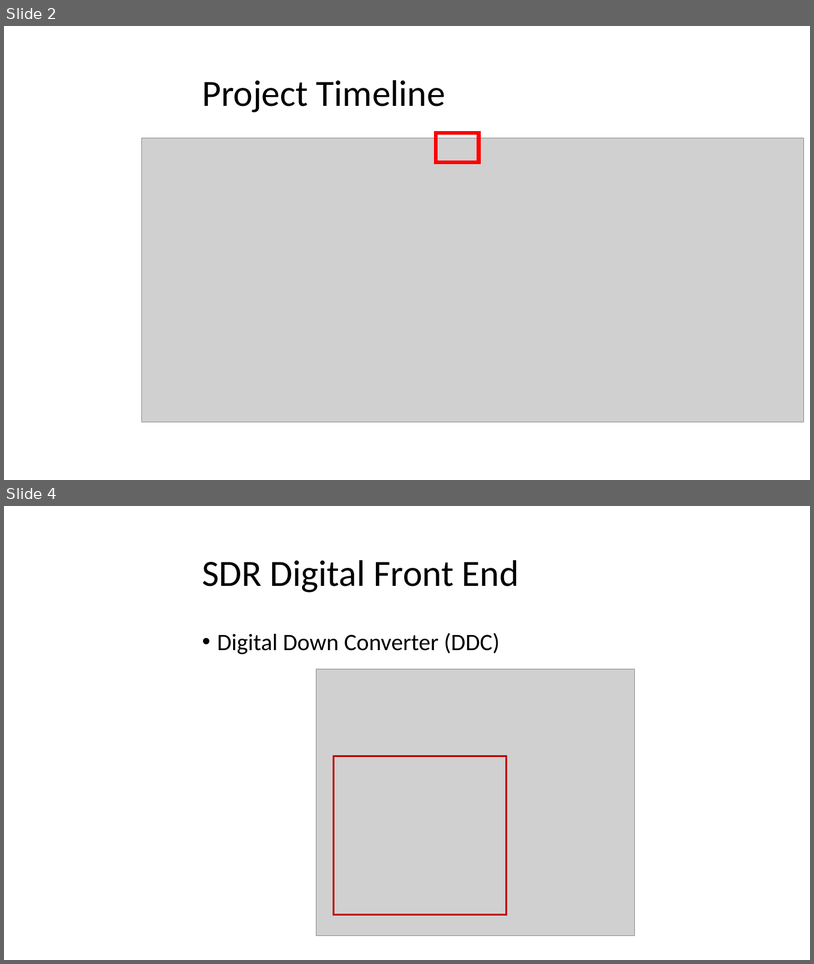
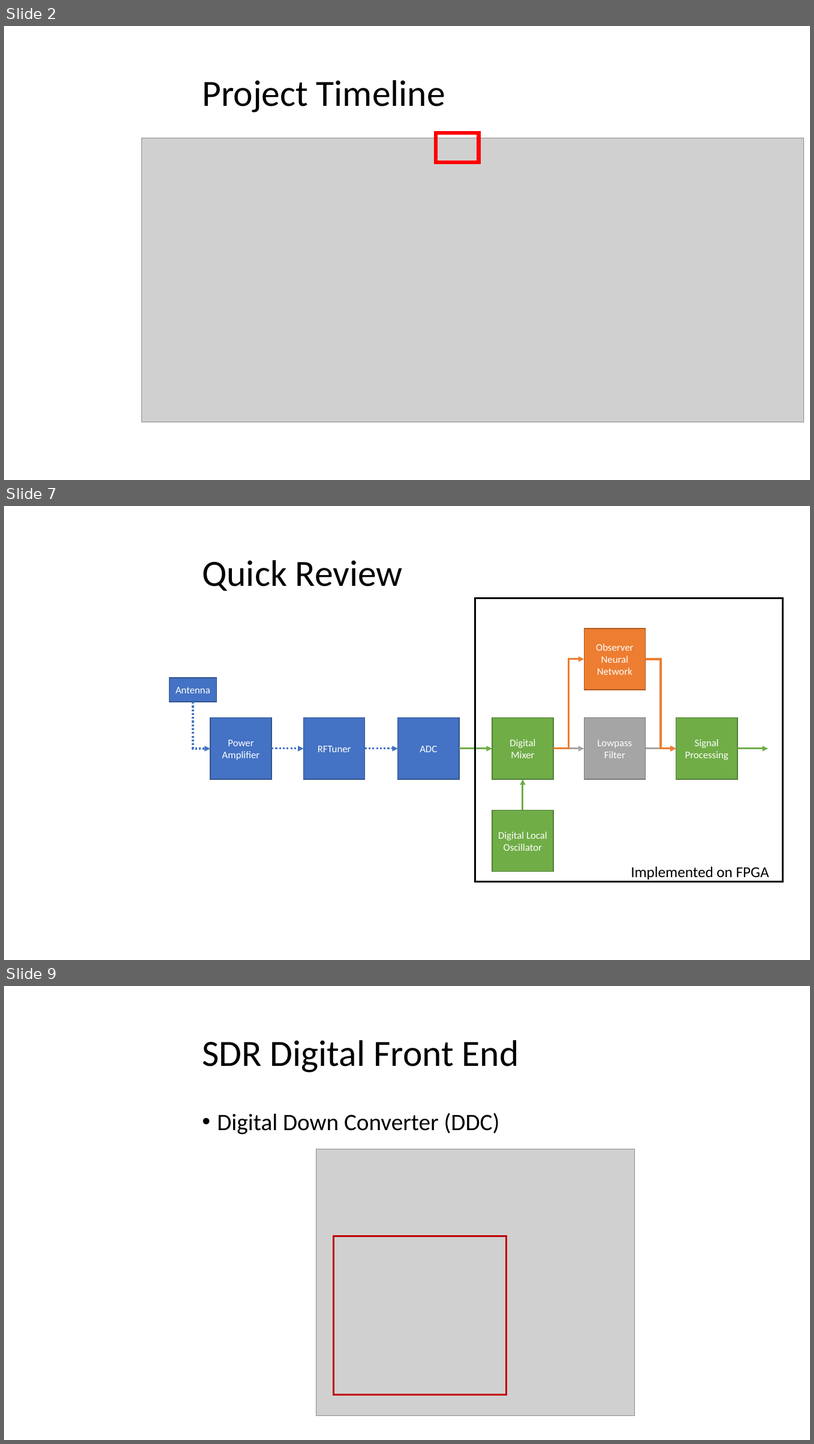
Before and after one commit to mayersjd/HardwareCNN, a slide deck: Presentations/ProjectPresentation_03-10-CB.pptx. Shown one above the other, each under a label of ours: slides 2 and 4 before the commit, slides 2, 7 and 9 after it; the slides between them are not shown. The pictures are 814x964 and 814x1444 pixels, drawn with LibreOffice and Linux fonts; fonts in the diff are those of the drawing; grey boxes stand for pictures; background and template pictures are left out. Boxes give left, top, right and bottom in pixels: in the first picture for what was removed or moved away, otherwise in the second. Text is boxed around its words. In the diff, an @@ line names an element or a change of style, - is before the commit and + after.

```diff
--- a/Presentations/ProjectPresentation_03-10-CB.pptx
+++ b/Presentations/ProjectPresentation_03-10-CB.pptx
@@ slide 7 added at (x1=4, y1=506, x2=810, y2=960), background picture (left out) @@
@@ title added at (x1=202, y1=560, x2=403, y2=591), 44 pt, text #000000 @@
+Quick Review
@@ rectangle added at (x1=475, y1=598, x2=783, y2=881), outline #000000 2.25 pt @@
@@ rectangle added at (x1=585, y1=628, x2=646, y2=690), fill #ED7D31, outline #AF5C24 1 pt, 12 pt, text #FFFFFF @@
+Observer
+Neural Network
@@ elbow arrow added from (554, 748) to (585, 659), #ED7D31 2.25 pt @@
@@ elbow arrow added from (646, 659) to (677, 748), #ED7D31 2.25 pt @@
@@ rectangle added at (x1=170, y1=678, x2=217, y2=702), fill #4472C4, outline #325491 1 pt, 12 pt, text #FFFFFF @@
+Antenna
@@ elbow arrow added from (194, 702) to (210, 748), #4472C4 2.25 pt dashed @@
@@ rectangle added at (x1=210, y1=718, x2=272, y2=779), fill #4472C4, outline #325491 1 pt, 12 pt, text #FFFFFF @@
+Power Amplifier
@@ rectangle added at (x1=304, y1=718, x2=365, y2=779), fill #4472C4, outline #325491 1 pt, 12 pt, text #FFFFFF @@
+RFTuner
@@ rectangle added at (x1=398, y1=718, x2=459, y2=779), fill #4472C4, outline #325491 1 pt, 12 pt, text #FFFFFF @@
+ADC
@@ rectangle added at (x1=492, y1=718, x2=553, y2=779), fill #70AD47, outline #538035 1 pt, 12 pt, text #FFFFFF @@
+Digital Mixer
@@ rectangle added at (x1=585, y1=718, x2=646, y2=779), fill #A5A5A5, outline #7A7A7A 1 pt, 12 pt, text #FFFFFF @@
+Lowpass Filter
@@ rectangle added at (x1=677, y1=718, x2=738, y2=779), fill #70AD47, outline #538035 1 pt, 12 pt, text #FFFFFF @@
+Signal Processing
@@ arrow added from (272, 748) to (304, 748), #4472C4 2.25 pt dashed @@
@@ arrow added from (365, 748) to (398, 748), #4472C4 2.25 pt dashed @@
@@ arrow added from (459, 748) to (492, 748), #70AD47 2.25 pt @@
@@ arrow added from (554, 748) to (585, 748), #A5A5A5 2.25 pt @@
@@ arrow added from (646, 748) to (677, 748), #A5A5A5 2.25 pt @@
@@ arrow added from (738, 748) to (768, 748), #70AD47 2.25 pt @@
@@ arrow added from (523, 810) to (523, 779), #70AD47 2.25 pt @@
@@ rectangle added at (x1=492, y1=810, x2=553, y2=871), fill #70AD47, outline #538035 1 pt, 12 pt, text #FFFFFF @@
+Digital Local Oscillator
@@ text added at (x1=631, y1=866, x2=770, y2=879), 18 pt, text #000000 @@
+Implemented on FPGA
@@ what was slide 4 is now slide 9 @@
```
Also in this commit, not shown: 9 slides changed, 6 other slides added.
